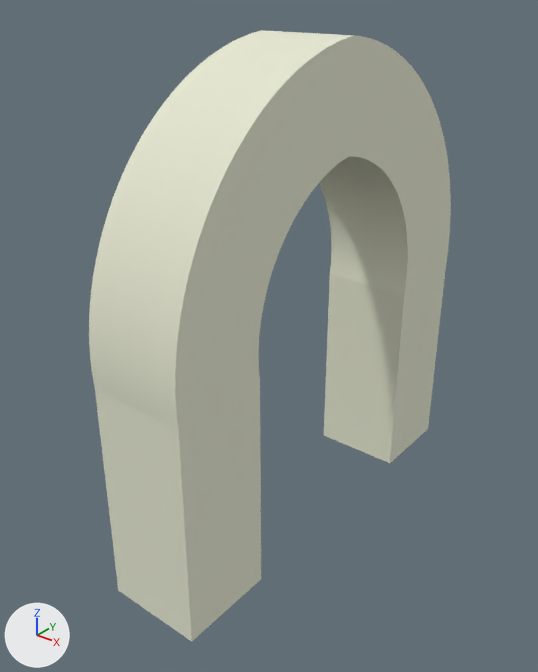
The glTF model MI/arch.glb: old version first, new version second.
The view is the same before and after, from a 50 mm lens placed at (8.23, -7.79, 9.93), pointed at (-0.31, 2.89, 3.31). The lights are fixed; the arrows at lower left show +X, +Y and +Z. Where no turn or scale is listed for an object, it has been applied to the vertices. Vertices at the same position are counted once.

The scene before the commit, as lines of its bpy script (objects in view):
```python
me_cube_001 = bpy.data.meshes.new('Cube.001')
me_cube_001.from_pydata(...)  # 344 vertices, 684 faces; spans x -1.0..1.0, y -1.02..8.08, z -1.0..9.02
me_cube_001.materials.append(mat_material_001)  # white #e5e7d1
ob_cube = bpy.data.objects.new('Cube', me_cube_001)
ob_cube.location = (0.0, 0.0, 0.0)
```
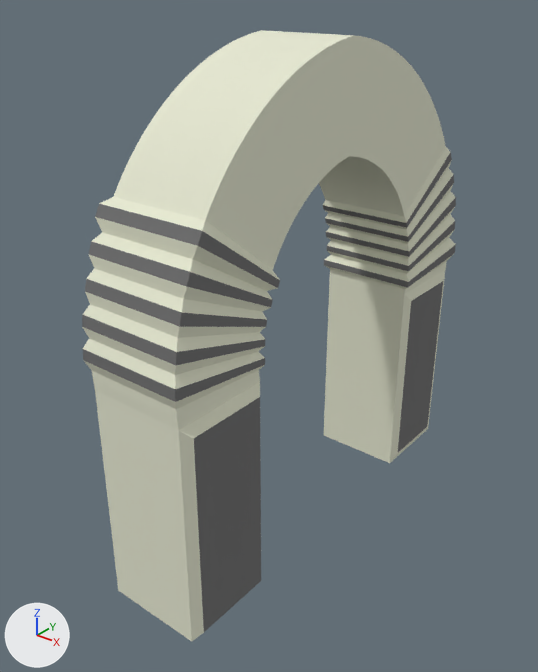
Location of each change, (x1, y1, x2, y2) in pixels of the pictures (538 x 672 px):
'Cube', reshaped: before (89, 30, 451, 641); after (82, 30, 456, 641)
part 1 of me_cube_001, built on: before (89, 197, 273, 641); after (82, 197, 280, 641)
part 2 of me_cube_001, built on: before (325, 147, 451, 463); after (323, 147, 456, 463)

The change in detail:
Material 'Material' (mat_material) is new.
Its base color is (0.161, 0.161, 0.161) (grey #707070).
Its roughness is 1.0.
me_cube_001 is used by ob_cube; location (0.0, 0.0, 0.0).
me_cube_001 had 344 vertices, 684 faces and spanned x -1.0..1.0, y -1.02..8.08, z -1.0..9.02.
me_cube_001 now has 360 vertices, 716 faces and spans x -1.2..1.14, y -1.1..8.2, z -1.0..9.02.
Part 1, on me_cube_001:
4 faces are deleted.
40 vertices move from x -1.0..1.0, y -1.02..1.3, z 3.9..6.58 to x -1.12..1.12, y -1.1..1.4, z 3.89..6.66.
8 vertices are added at x -1.2..1.14, y -0.82..0.82, z -0.82..3.37.
16 new faces join them, mat_material_001 (white #e5e7d1).
4 new faces join them, mat_material (grey #707070).
Part 2, on me_cube_001:
4 faces are deleted.
40 vertices move from x -1.0..1.0, y 5.81..8.08, z 3.78..6.4 to x -1.12..1.12, y 5.76..8.2, z 3.76..6.44.
8 vertices are added at x -1.13..1.07, y 6.25..7.86, z -0.81..3.35.
16 new faces join them, mat_material_001 (white #e5e7d1).
4 new faces join them, mat_material (grey #707070).
me_cube_001 now uses material mat_material (grey #707070).
